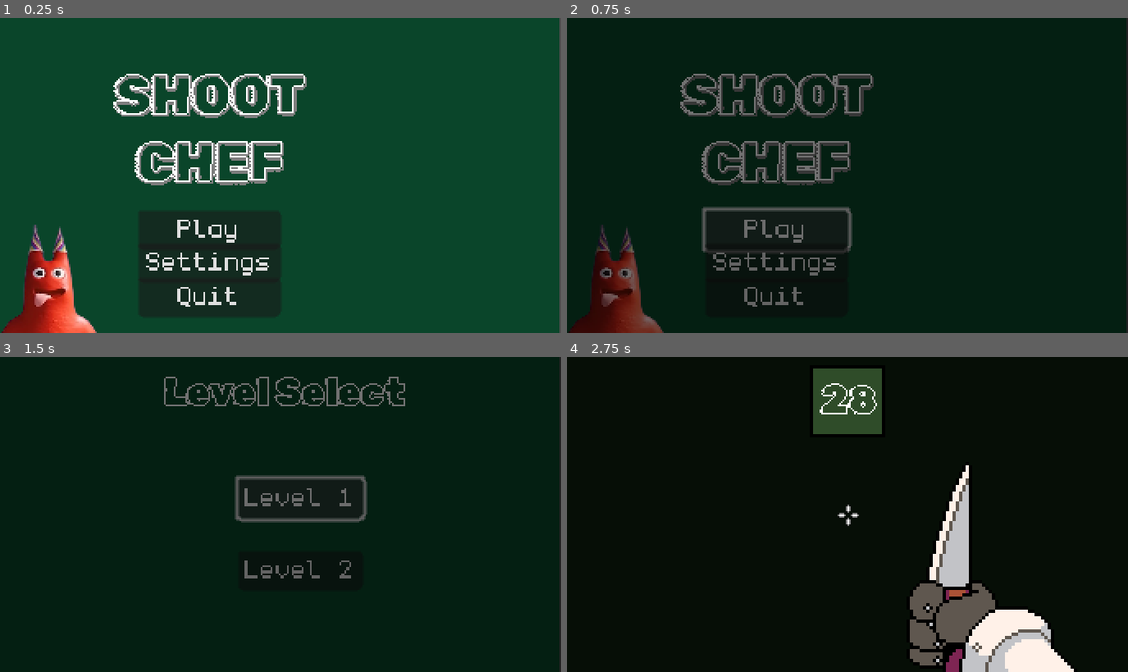
Above: before the commit, frames 1-4 (two rows, left to right).
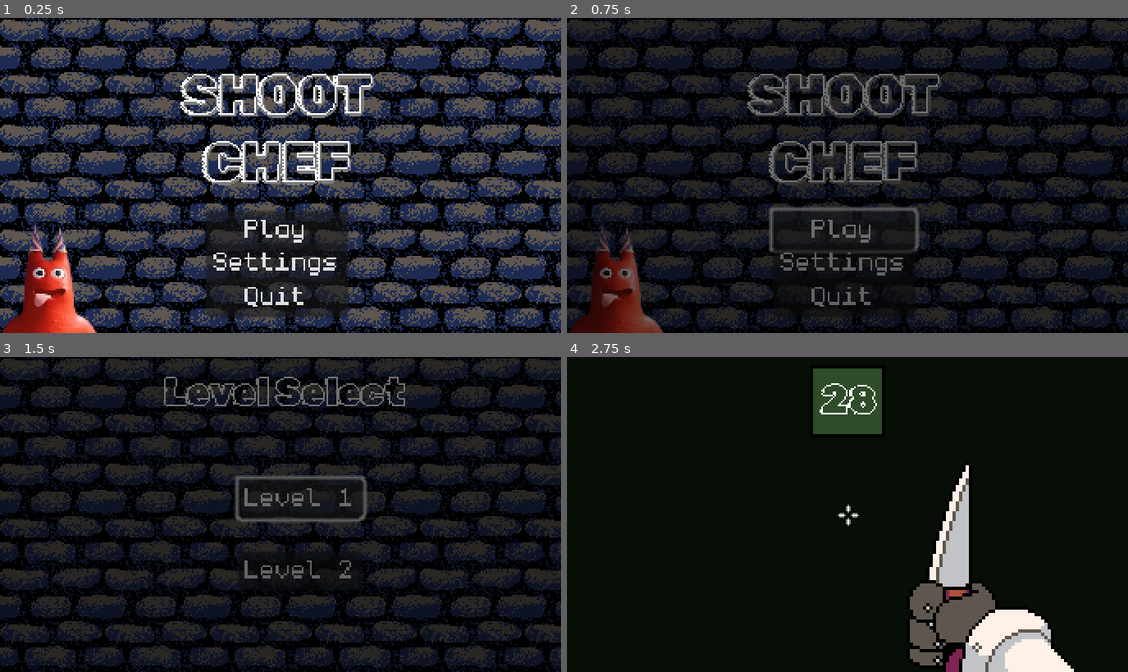
Above: after the commit, the same moments.

Repository: svilinskis1/magic-maker-game
Game: Godot game, scene res://scenes/title.tscn
Same seed, same stepped clock (60 frames per second), same inputs: the game is played once before the commit and once after it.
Inputs (mouse positions are in pixels of both pictures, inside the frame that each line leads up to):
- Up to frame 1 (0.25 s): no input
- Up to frame 2 (0.75 s): click "Play" at 0.5 s
- Up to frame 3 (1.5 s): click "Level 1" at 1.25 s
- Up to frame 4 (2.75 s): tap Enter (ui_accept) at 2 s; move the mouse to (875, 514) at 2.02 s; hold W (forward) from 2.03 s (still down); click (875, 514) at 2.1 s; tap Space (jump) at 2.27 s

The runs differ from the first frame. In frame 1, 95% of the frame differs, in the area x 0-100%, y 0-100%; in frame 2, 57%; in frame 3, 57%; in frame 4, nothing differs.

Commit message:
sfx

Diff:
--- a/scenes/level select.tscn
+++ b/scenes/level select.tscn
@@ -1,17 +1,18 @@
-[gd_scene load_steps=4 format=3 uid="uid://ci5pis83dnlqu"]
+[gd_scene load_steps=5 format=3 uid="uid://ci5pis83dnlqu"]
 
 [ext_resource type="FontFile" uid="uid://daskbkbie80jl" path="res://assets/fonts/RubikDoodleShadow-Regular.ttf" id="1_fhjvr"]
 [ext_resource type="Script" path="res://scripts/level select.gd" id="1_xde2d"]
 [ext_resource type="FontFile" uid="uid://yne66lh3rbhn" path="res://assets/fonts/font.png" id="2_4s8vm"]
+[ext_resource type="Texture2D" uid="uid://djw77ikaw55jc" path="res://assets/textures/floor.png" id="2_fqe64"]
 
 [node name="level select" type="Node2D"]
 script = ExtResource("1_xde2d")
 
-[node name="bg" type="ColorRect" parent="."]
-offset_right = 341.0
+[node name="bg" type="TextureRect" parent="."]
+offset_right = 342.0
 offset_bottom = 192.0
-color = Color(0.0392157, 0.270588, 0.164706, 1)
-metadata/_edit_use_anchors_ = true
+texture = ExtResource("2_fqe64")
+stretch_mode = 1
 
 [node name="Label" type="Label" parent="."]
 offset_left = 100.0
--- a/scenes/player.tscn
+++ b/scenes/player.tscn
@@ -1,9 +1,11 @@
-[gd_scene load_steps=7 format=3 uid="uid://ba6uwlxv4j5ev"]
+[gd_scene load_steps=9 format=3 uid="uid://ba6uwlxv4j5ev"]
 
 [ext_resource type="Script" path="res://scripts/player.gd" id="1_7dwxx"]
 [ext_resource type="Texture2D" uid="uid://3qfb5r4577th" path="res://assets/sprites/hand.png" id="2_wovxr"]
 [ext_resource type="Texture2D" uid="uid://dnadd3iurm13m" path="res://assets/sprites/crosshair.png" id="3_gml2l"]
-[ext_resource type="AudioStream" uid="uid://dgmyow8tc7ygg" path="res://assets/sounds/eat.wav" id="4_rfoxf"]
+[ext_resource type="AudioStream" uid="uid://uwn1wd1r34ex" path="res://assets/sounds/hurt.wav" id="4_akpc7"]
+[ext_resource type="AudioStream" uid="uid://p8i436qsd4fa" path="res://assets/sounds/throw.wav" id="5_aj3in"]
+[ext_resource type="AudioStream" uid="uid://co3xtc5j10wqy" path="res://assets/sounds/collect.wav" id="6_tf73i"]
 
 [sub_resource type="CapsuleShape3D" id="CapsuleShape3D_8sl6o"]
 
@@ -59,6 +61,14 @@
 position = Vector2(171, 96)
 texture = ExtResource("3_gml2l")
 
-[node name="AudioStreamPlayer" type="AudioStreamPlayer" parent="."]
-stream = ExtResource("4_rfoxf")
+[node name="HurtSoundPlayer" type="AudioStreamPlayer" parent="."]
+stream = ExtResource("4_akpc7")
 bus = &"SFX"
+
+[node name="ShootSoundPlayer" type="AudioStreamPlayer" parent="."]
+stream = ExtResource("5_aj3in")
+bus = &"SFX"
+
+[node name="CollectSoundPlayer" type="AudioStreamPlayer" parent="."]
+stream = ExtResource("6_tf73i")
+bus = &"SFX"
--- a/scenes/results.tscn
+++ b/scenes/results.tscn
@@ -1,7 +1,8 @@
-[gd_scene load_steps=8 format=3 uid="uid://btoud78wleqe3"]
+[gd_scene load_steps=9 format=3 uid="uid://btoud78wleqe3"]
 
 [ext_resource type="Script" path="res://scripts/results.gd" id="1_thk3f"]
 [ext_resource type="FontFile" uid="uid://daskbkbie80jl" path="res://assets/fonts/RubikDoodleShadow-Regular.ttf" id="2_1xyru"]
+[ext_resource type="Texture2D" uid="uid://djw77ikaw55jc" path="res://assets/textures/floor.png" id="2_hj681"]
 [ext_resource type="FontFile" uid="uid://yne66lh3rbhn" path="res://assets/fonts/font.png" id="3_6ttlf"]
 [ext_resource type="Texture2D" uid="uid://bnqv7ys82cp43" path="res://assets/sprites/applepickup2.png" id="4_5q38s"]
 [ext_resource type="Texture2D" uid="uid://q8ruvawxp12s" path="res://assets/sprites/spagpickup.png" id="5_6c3q0"]
@@ -102,11 +103,11 @@
 [node name="results" type="Node2D"]
 script = ExtResource("1_thk3f")
 
-[node name="bg" type="ColorRect" parent="."]
-offset_right = 341.0
+[node name="BG" type="TextureRect" parent="."]
+offset_right = 342.0
 offset_bottom = 192.0
-color = Color(0.0392157, 0.270588, 0.164706, 1)
-metadata/_edit_use_anchors_ = true
+texture = ExtResource("2_hj681")
+stretch_mode = 1
 
 [node name="title" type="Label" parent="."]
 offset_left = 98.0
--- a/scenes/title.tscn
+++ b/scenes/title.tscn
@@ -1,7 +1,8 @@
-[gd_scene load_steps=5 format=3 uid="uid://d0lscgvjpl4xq"]
+[gd_scene load_steps=6 format=3 uid="uid://d0lscgvjpl4xq"]
 
 [ext_resource type="FontFile" uid="uid://daskbkbie80jl" path="res://assets/fonts/RubikDoodleShadow-Regular.ttf" id="1_b8gt1"]
 [ext_resource type="Script" path="res://scripts/title.gd" id="1_lgsja"]
+[ext_resource type="Texture2D" uid="uid://djw77ikaw55jc" path="res://assets/textures/floor.png" id="2_61lip"]
 [ext_resource type="Texture2D" uid="uid://bit4733bie7k6" path="res://assets/sprites/banban.png" id="2_87l3k"]
 [ext_resource type="FontFile" uid="uid://yne66lh3rbhn" path="res://assets/fonts/font.png" id="3_3gyfu"]
 
@@ -13,9 +14,16 @@
 offset_bottom = 192.0
 color = Color(0.0392157, 0.270588, 0.164706, 1)
 
+[node name="TextureRect" type="TextureRect" parent="."]
+offset_right = 342.0
+offset_bottom = 192.0
+texture = ExtResource("2_61lip")
+stretch_mode = 1
+
 [node name="title" type="Label" parent="."]
+offset_left = 41.0
 offset_top = 28.0
-offset_right = 256.0
+offset_right = 297.0
 offset_bottom = 110.0
 theme_override_colors/font_shadow_color = Color(0.490196, 0.490196, 0.490196, 1)
 theme_override_fonts/font = ExtResource("1_b8gt1")
@@ -30,26 +38,26 @@
 texture = ExtResource("2_87l3k")
 
 [node name="play button" type="Button" parent="."]
-offset_left = 84.0
+offset_left = 125.0
 offset_top = 117.0
-offset_right = 171.0
+offset_right = 212.0
 offset_bottom = 135.0
 theme_override_fonts/font = ExtResource("3_3gyfu")
 text = "Play"
 
 [node name="settings button" type="Button" parent="."]
-offset_left = 84.0
+offset_left = 125.0
 offset_top = 137.0
-offset_right = 171.0
+offset_right = 212.0
 offset_bottom = 155.0
 theme_override_fonts/font = ExtResource("3_3gyfu")
 text = "Settings
 "
 
 [node name="quit button" type="Button" parent="."]
-offset_left = 84.0
+offset_left = 125.0
 offset_top = 158.0
-offset_right = 171.0
+offset_right = 212.0
 offset_bottom = 176.0
 theme_override_fonts/font = ExtResource("3_3gyfu")
 text = "Quit
--- a/scripts/player.gd
+++ b/scripts/player.gd
@@ -65,6 +65,8 @@
 	if ray_cast_3d.is_colliding() and ray_cast_3d.get_collider().has_method("kill"):
 		ray_cast_3d.get_collider().kill()
 
+	$ShootSoundPlayer.play()
+
 func shoot_anim_done():
 	can_shoot = true
 
Not shown, added: assets/sounds/collect.wav.import
Not shown, added: assets/sounds/hurt.wav.import
Not shown, added: assets/sounds/throw.wav.import
Binary file added: assets/sprites/hand2.png
Not shown, added: assets/sprites/hand2.png.import
Not shown, added: assets/sounds/collect.wav
Not shown, added: assets/sounds/hurt.wav
Not shown, added: assets/sounds/throw.wav
